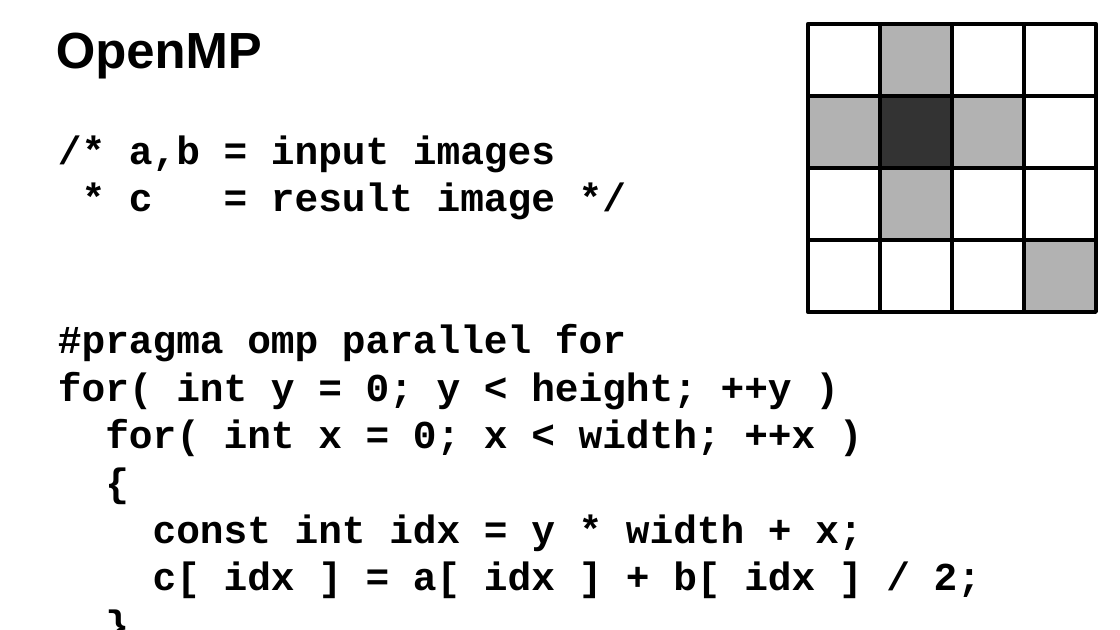
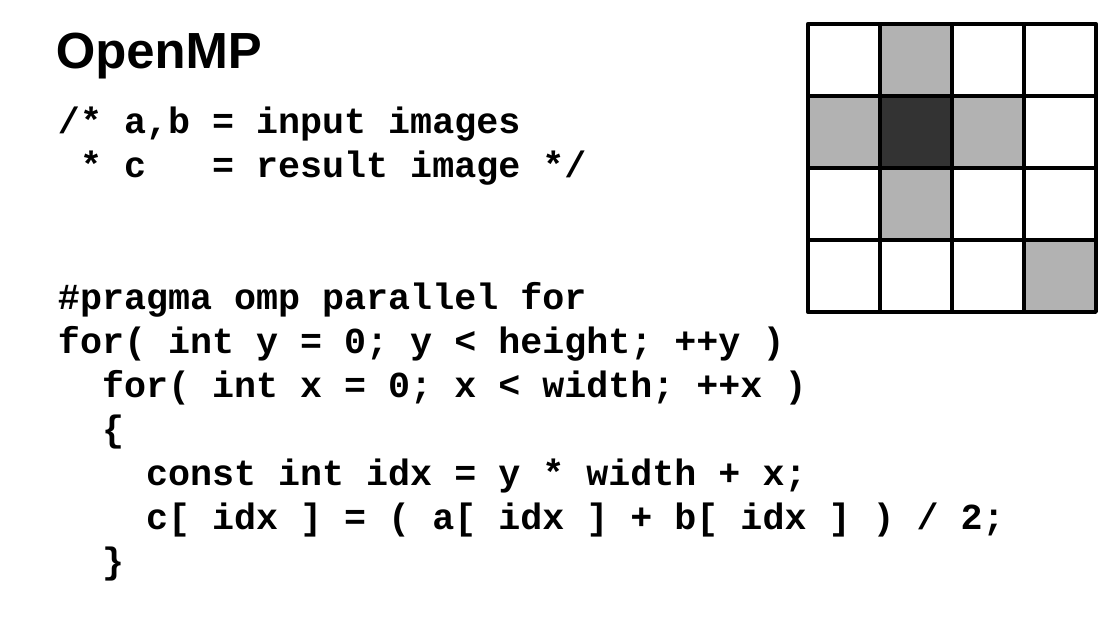
Before and after one commit to ax3l/datenspuren_2016, a slide deck: slide 20 of Slides.odp. Drawn at 1120x630 pixels with LibreOffice and Linux fonts; fonts in the diff are those of the drawing; background and template pictures are left out. Boxes give left, top, right and bottom in pixels: in the first picture for what was removed or moved away, otherwise in the second. Text is boxed around its words. In the diff, an @@ line names an element or a change of style, - is before the commit and + after.

```diff
--- a/Slides.odp
+++ b/Slides.odp
@@ text "/* a,b = input images": place and size @@
-text "/* a,b = input images" at box(58, 135, 981, 599)
+text "/* a,b = input images" at box(58, 107, 1005, 537)
@@ text at box(58, 107, 807, 493): size 28 to 26 pt in "/* a,b = input images", "* c = result image */", "#pragma omp parallel for", "for( int y = 0; y < ..." and 4 more places @@
@@ text at box(146, 503, 1005, 537): text changed; size 28 to 26 pt @@
-c[ idx ] = a[ idx ] + b[ idx ] / 2;
+c[ idx ] = ( a[ idx ] + b[ idx ] ) / 2;
```
Also in this commit, not shown: 5 other slides changed, 8 slides added.
